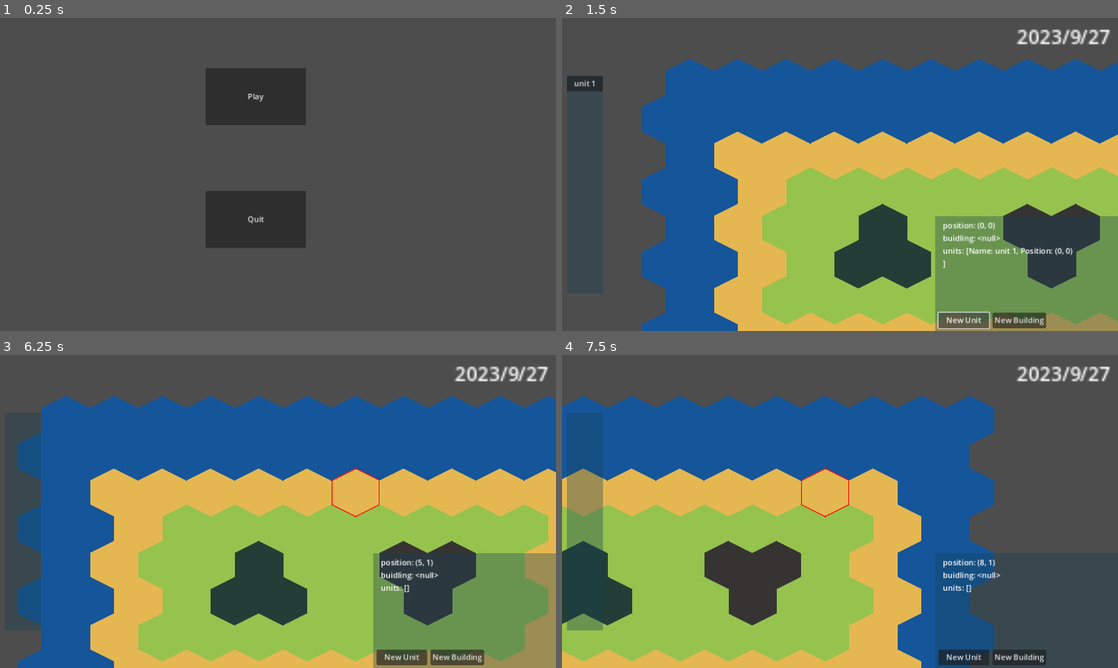
Above: before the commit, frames 1-4 (two rows, left to right).
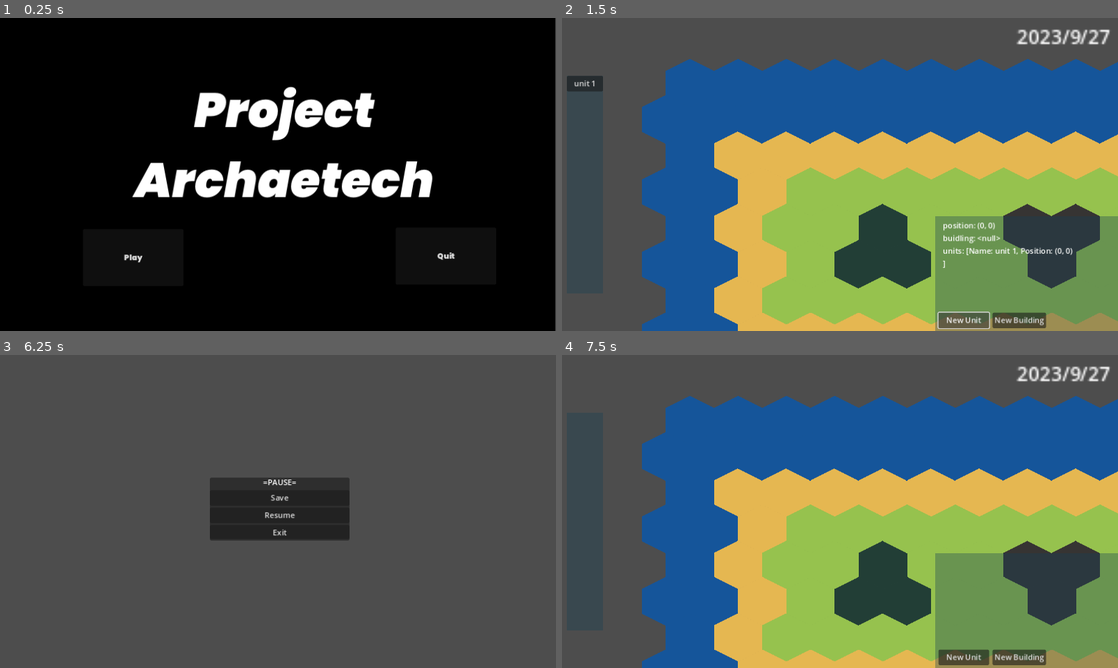
Above: after the commit, the same moments.

Repository: Z-Puyu/project-archaetech
Game: Godot game, scene res://common/main.tscn
Same seed, same stepped clock (60 frames per second), same inputs: the game is played once before the commit and once after it. The engine's default icon, where the game draws it, is replaced by a stand-in: a white triangle on a blue panel in a dark square.
Inputs (mouse positions are in pixels of both pictures, inside the frame that each line leads up to):
- Up to frame 1 (0.25 s): no input
- Up to frame 2 (1.5 s): click "Play" at 0.5 s; click "New Unit" at 1.25 s
- Up to frame 3 (6.25 s): click "New Unit" at 2 s; click "New Building" at 2.75 s; click "New Building" at 3.5 s; click "unit 1" at 4.25 s; click "unit 2" at 5 s; tap Enter at 5.75 s; move the mouse to (400, 495) at 5.77 s; hold Right (ui_right) from 5.78 s (still down); tap Space (ui_select) at 5.85, 6.02 s; click (400, 495) at 5.92 s
- Up to frame 4 (7.5 s): tap Space (ui_select) at 6.32 s; release Right (ui_right) at 6.5 s; click (840, 498) at 6.5 s, where only the run after the commit has a clickable "Save"; click (840, 514) at 7.25 s, where only the run after the commit has a clickable "Resume"

The runs differ from the first frame. In frame 1, 100% of the frame differs, in the area x 0-100%, y 0-100%; in frame 2, nothing differs; in frame 3, 81%; in frame 4, 59%.

Commit message:
pause wip
+pause wip
+new font
+new main

Diff:
--- a/common/main.tscn
+++ b/common/main.tscn
@@ -1,23 +1,48 @@
-[gd_scene load_steps=2 format=3 uid="uid://gphw47g6xeqo"]
+[gd_scene load_steps=5 format=3 uid="uid://gphw47g6xeqo"]
 
 [ext_resource type="Script" path="res://common/main.gd" id="1_14rym"]
+[ext_resource type="FontFile" uid="uid://dkp338r6uj7b3" path="res://common/poppins/Poppins-Black.otf" id="2_4nigh"]
+[ext_resource type="FontFile" uid="uid://ck5f4if2e1xn0" path="res://common/poppins/Poppins-BlackItalic.otf" id="3_1h8lh"]
+[ext_resource type="PackedScene" uid="uid://c3crljkr8gv36" path="res://interface/bg.tscn" id="4_jekre"]
 
 [node name="Main" type="Node2D"]
 script = ExtResource("1_14rym")
 
 [node name="Play" type="Button" parent="."]
-offset_left = 426.0
-offset_top = 104.0
-offset_right = 634.0
-offset_bottom = 222.0
+offset_left = 172.0
+offset_top = 437.0
+offset_right = 380.0
+offset_bottom = 555.0
+theme_override_fonts/font = ExtResource("2_4nigh")
 text = "Play"
 
 [node name="Quit" type="Button" parent="."]
-offset_left = 426.0
-offset_top = 358.0
-offset_right = 634.0
-offset_bottom = 476.0
+offset_left = 820.0
+offset_top = 434.0
+offset_right = 1028.0
+offset_bottom = 552.0
+theme_override_fonts/font = ExtResource("2_4nigh")
 text = "Quit"
+
+[node name="TextEdit" type="Label" parent="."]
+anchors_preset = 8
+anchor_left = 0.5
+anchor_top = 0.5
+anchor_right = 0.5
+anchor_bottom = 0.5
+offset_left = 278.0
+offset_top = 123.0
+offset_right = 900.0
+offset_bottom = 406.0
+grow_horizontal = 2
+grow_vertical = 2
+theme_override_fonts/font = ExtResource("3_1h8lh")
+theme_override_font_sizes/font_size = 100
+text = "Project
+Archaetech"
+horizontal_alignment = 1
+
+[node name="BG" parent="." instance=ExtResource("4_jekre")]
 
 [connection signal="pressed" from="Play" to="." method="_on_play_pressed"]
 [connection signal="pressed" from="Quit" to="." method="_on_quit_pressed"]
--- a/common/world.tscn
+++ b/common/world.tscn
@@ -41,3 +41,7 @@
 script = ExtResource("3_iewd5")
 
 [node name="InGameUI" parent="." instance=ExtResource("6_8lgig")]
+offset_left = 568.0
+offset_top = 475.0
+offset_right = 568.0
+offset_bottom = 475.0
--- /dev/null
+++ b/interface/PauseMenu.gd
@@ -0,0 +1,7 @@
+extends Control
+
+func _on_resume_button_pressed():
+	get_tree().change_scene_to_file("res://common/world.tscn")
+
+func _on_exit_button_pressed():
+	get_tree().change_scene_to_file("res://common/main.tscn")
--- /dev/null
+++ b/interface/PauseMenu.tscn
@@ -0,0 +1,54 @@
+[gd_scene load_steps=2 format=3 uid="uid://dtrxsy5ml3i7d"]
+
+[ext_resource type="Script" path="res://interface/PauseMenu.gd" id="1_ckura"]
+
+[node name="PauseMenu" type="Control"]
+layout_mode = 3
+anchors_preset = 15
+anchor_right = 1.0
+anchor_bottom = 1.0
+grow_horizontal = 2
+grow_vertical = 2
+script = ExtResource("1_ckura")
+
+[node name="Panel" type="Panel" parent="."]
+layout_mode = 1
+anchors_preset = 8
+anchor_left = 0.5
+anchor_top = 0.5
+anchor_right = 0.5
+anchor_bottom = 0.5
+offset_left = -141.0
+offset_top = -70.0
+offset_right = 148.0
+offset_bottom = 57.0
+grow_horizontal = 2
+grow_vertical = 2
+
+[node name="VBoxContainer" type="VBoxContainer" parent="Panel"]
+layout_mode = 1
+anchors_preset = 15
+anchor_right = 1.0
+anchor_bottom = 1.0
+grow_horizontal = 2
+grow_vertical = 2
+
+[node name="Label" type="Label" parent="Panel/VBoxContainer"]
+layout_mode = 2
+text = "=PAUSE="
+horizontal_alignment = 1
+
+[node name="Button" type="Button" parent="Panel/VBoxContainer"]
+layout_mode = 2
+text = "Save"
+
+[node name="ResumeButton" type="Button" parent="Panel/VBoxContainer"]
+layout_mode = 2
+text = "Resume"
+
+[node name="ExitButton" type="Button" parent="Panel/VBoxContainer"]
+layout_mode = 2
+text = "Exit"
+
+[connection signal="pressed" from="Panel/VBoxContainer/ResumeButton" to="." method="_on_resume_button_pressed"]
+[connection signal="pressed" from="Panel/VBoxContainer/ExitButton" to="." method="_on_exit_button_pressed"]
--- /dev/null
+++ b/interface/bg.tscn
@@ -0,0 +1,14 @@
+[gd_scene load_steps=2 format=3 uid="uid://c3crljkr8gv36"]
+
+[ext_resource type="Texture2D" uid="uid://diqmi4bo0ejse" path="res://gfx/Black.png.webp" id="1_jfr2a"]
+
+[node name="BG" type="ParallaxBackground"]
+
+[node name="Back" type="ParallaxLayer" parent="."]
+
+[node name="Black_png" type="Sprite2D" parent="Back"]
+position = Vector2(575, 324)
+scale = Vector2(5.23636, 2.94545)
+texture = ExtResource("1_jfr2a")
+
+[node name="Front" type="ParallaxLayer" parent="."]
--- a/project.godot
+++ b/project.godot
@@ -21,7 +21,6 @@
 PopManager="*res://static/PopManager.gd"
 GameManager="*res://static/GameManager.gd"
 BuildingManager="*res://static/BuildingManager.gd"
-
 
 [display]
 
--- a/static/GameManager.gd
+++ b/static/GameManager.gd
@@ -22,6 +22,8 @@
 	if event is InputEventKey:
 		if Input.is_action_just_pressed("ui_select"):
 			game_clock.set_paused(not game_clock.paused)
+			if game_clock.paused:
+				get_tree().change_scene_to_file("res://interface/PauseMenu.tscn")
 			print("Paused" if game_clock.paused else "Un-paused")
 		if Input.is_key_pressed(KEY_SHIFT):
 			if Input.is_action_pressed("ui_up"):
Binary file added: common/poppins/Poppins-Black.otf
Not shown, added: common/poppins/Poppins-Black.otf.import
Binary file added: common/poppins/Poppins-BlackItalic.otf
Not shown, added: common/poppins/Poppins-BlackItalic.otf.import
Binary file added: common/poppins/Poppins-Bold.otf
Not shown, added: common/poppins/Poppins-Bold.otf.import
Binary file added: common/poppins/Poppins-BoldItalic.otf
Not shown, added: common/poppins/Poppins-BoldItalic.otf.import
Binary file added: common/poppins/Poppins-ExtraBold.otf
Not shown, added: common/poppins/Poppins-ExtraBold.otf.import
Binary file added: common/poppins/Poppins-ExtraBoldItalic.otf
Not shown, added: common/poppins/Poppins-ExtraBoldItalic.otf.import
(and 66 more such lines)
